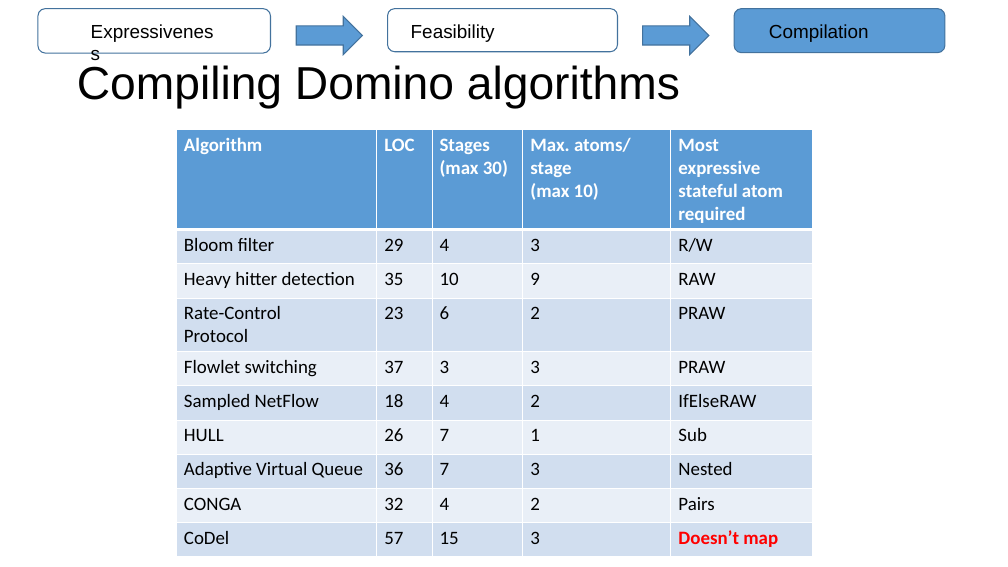
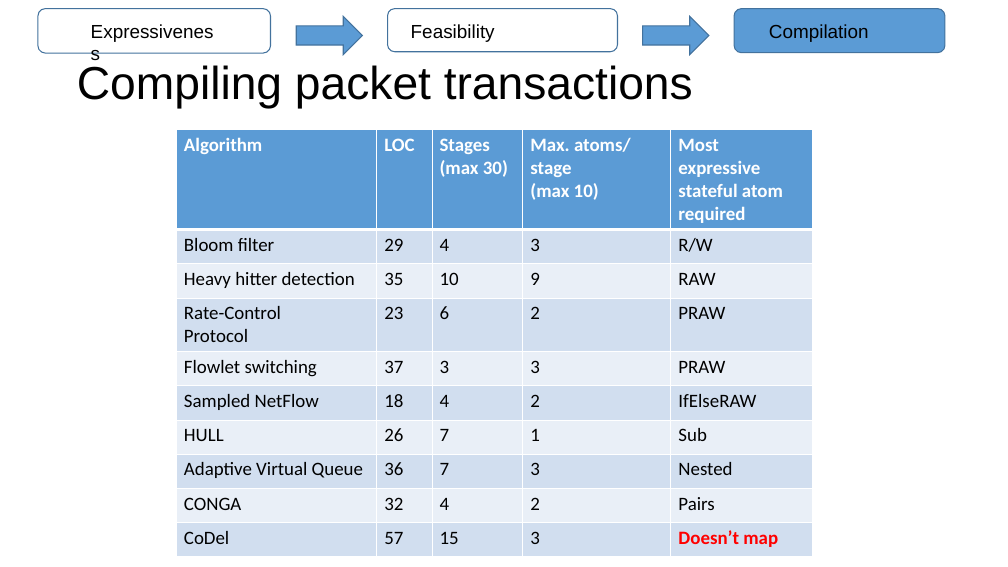
Before and after one commit to anirudhSK/pifo-domino-marple-ppts, a slide deck: slide 36 of domino_pifo.pptx. Drawn at 1008x567 pixels with LibreOffice and Linux fonts; fonts in the diff are those of the drawing. Boxes give left, top, right and bottom in pixels: in the first picture for what was removed or moved away, otherwise in the second. Text is boxed around its words. In the diff, an @@ line names an element or a change of style, - is before the commit and + after.

Commit message:
Remove the term domino; one more rehearsal: 44:45 now

```diff
--- a/domino_pifo.pptx
+++ b/domino_pifo.pptx
@@ title at [77,65,693,109]: text changed @@
-Compiling Domino algorithms
+Compiling packet transactions
```
Also in this commit, not shown: 1 other slide changed.
